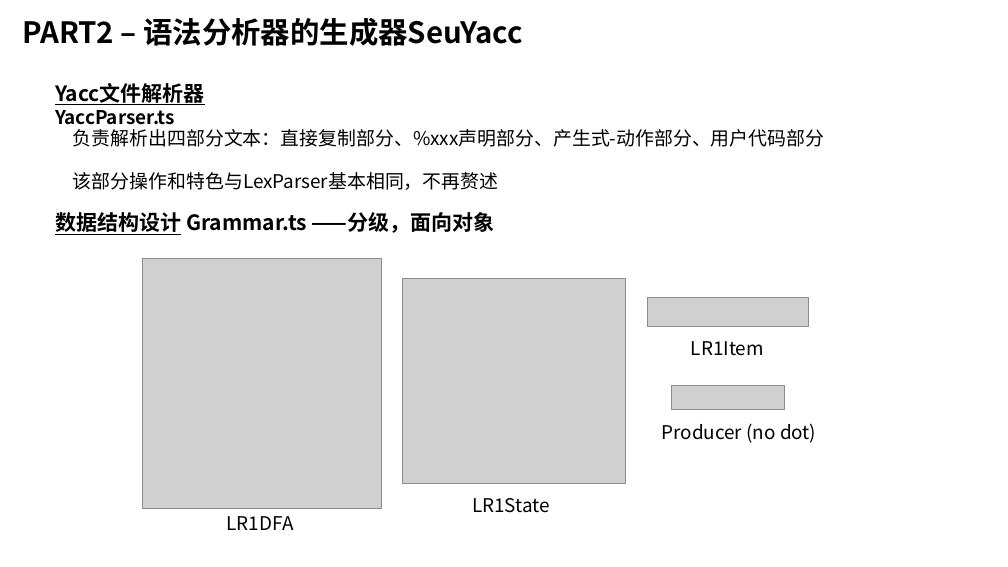
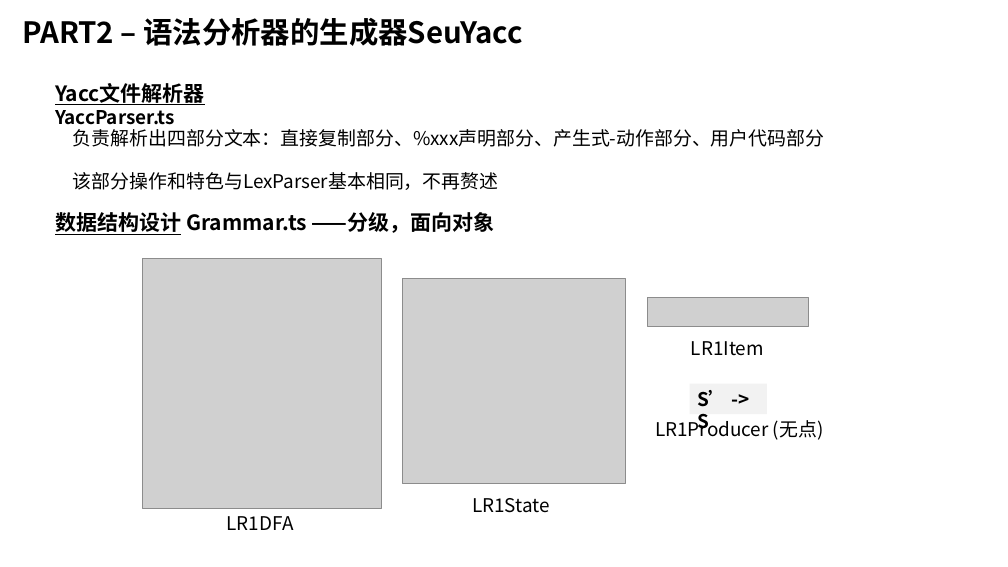
Before and after one commit to z0gSh1u/seu-lex-yacc, a slide deck: slide 16 of doc/答辩Slides.pptx. Drawn at 1008x567 pixels with LibreOffice and Linux fonts; fonts in the diff are those of the drawing; grey boxes stand for pictures. Boxes give left, top, right and bottom in pixels: in the first picture for what was removed or moved away, otherwise in the second. Text is boxed around its words. In the diff, an @@ line names an element or a change of style, - is before the commit and + after.

```diff
--- a/doc/答辩Slides.pptx
+++ b/doc/答辩Slides.pptx
@@ picture removed at box(671, 386, 785, 409) @@
@@ rectangle added at box(690, 383, 767, 414), fill #F2F2F2, 18 pt, text #000000, bold @@
+S’ -> S
@@ text at box(655, 417, 824, 440): text changed @@
-Producer (no dot)
+LR1Producer (无点)
```
Also in this commit, not shown: 12 other files.
